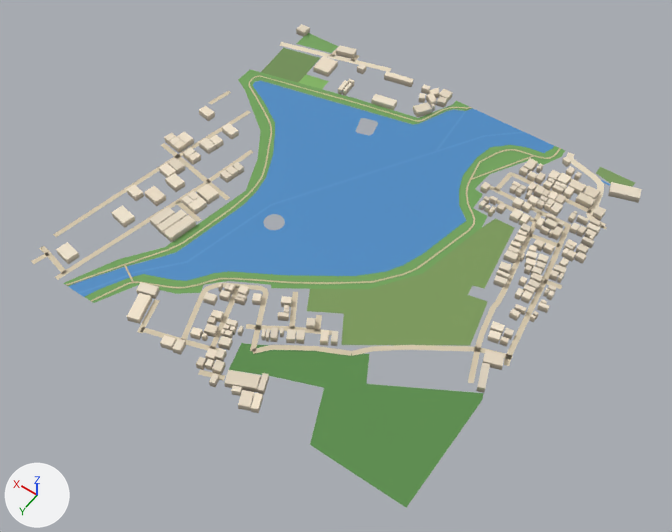
One commit to the glTF model public/assets/bengaluru-region-v1/tiles/t26_8-l0.glb: the scene before it, then after it.
Before and after are seen from a 50 mm camera at (12848.0, 4824.0, 812.0) aimed at (13229.0, 4291.0, -27.0). Lighting does not change. The marker at lower left points along +X, +Y and +Z. The picture after the commit comes second. Vertices at exactly the same position are counted once.

In view in the first picture: 'building', 'ground', 'water'.
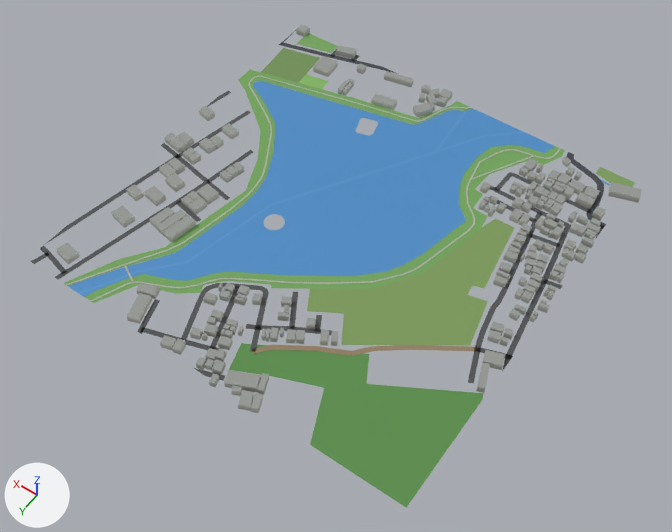
The change, as a list of edits to the scene's bpy script:
```text
Change me_building:
    used by ob_building; location = (13000.0, 4000.0, 0.0)
    remove me_building.from_pydata(...)  # 1684 vertices, 2112 faces; spans x -16.0..501.0, y -3.0..509.0, z 0.0..8.0
    add me_building.from_pydata(...)  # 1684 vertices, 2540 faces; spans x -16.0..501.0, y -3.0..509.0, z 0.0..8.0
    me_building part 1: 2112 kept faces spanning x -16.0..501.0, y -3.0..509.0, z 0.0..8.0 get new vertex colours
Change me_ground:
    used by ob_ground; location = (13000.0, 4000.0, 0.0)
    remove me_ground.from_pydata(...)  # 1029 vertices, 1118 faces; spans x -3.0..503.0, y -4.0..503.0, z 1.0
    add me_ground.from_pydata(...)  # 1044 vertices, 1133 faces; spans x 0.0..500.0, y 0.0..500.0, z 1.0
    me_ground part 2
    26 vertices are removed from x -3.0..503.0, y 1.0..503.0, z 1.0
    46 faces are deleted
    19 vertices move from x -1.0..503.0, y -4.0..501.0, z 1.0 to x 0.0..500.0, y 0.0..500.0, z 1.0
    41 vertices are added at x 0.0..500.0, y 0.0..500.0, z 1.0
    61 new faces join them
    me_ground part 3: 408 kept faces spanning x 0.0..500.0, y 0.0..500.0, z 1.0 get new vertex colours; the middle colour goes from beige #d7c9ae to dark grey #535556
```

Location of each change, (x1, y1, x2, y2) in pixels of the pictures (672 x 532 px; the box of a moved part takes in the faces that stretch with it):
'ground', reshaped: before (31, 33, 635, 508); after (30, 30, 635, 508)
part 1 of me_building, recoloured: (56, 24, 642, 412) in both
part 2 of me_ground, moved or reshaped: before (31, 42, 607, 384); after (30, 30, 603, 384)
part 3 of me_ground, recoloured: (41, 49, 606, 384) in both
